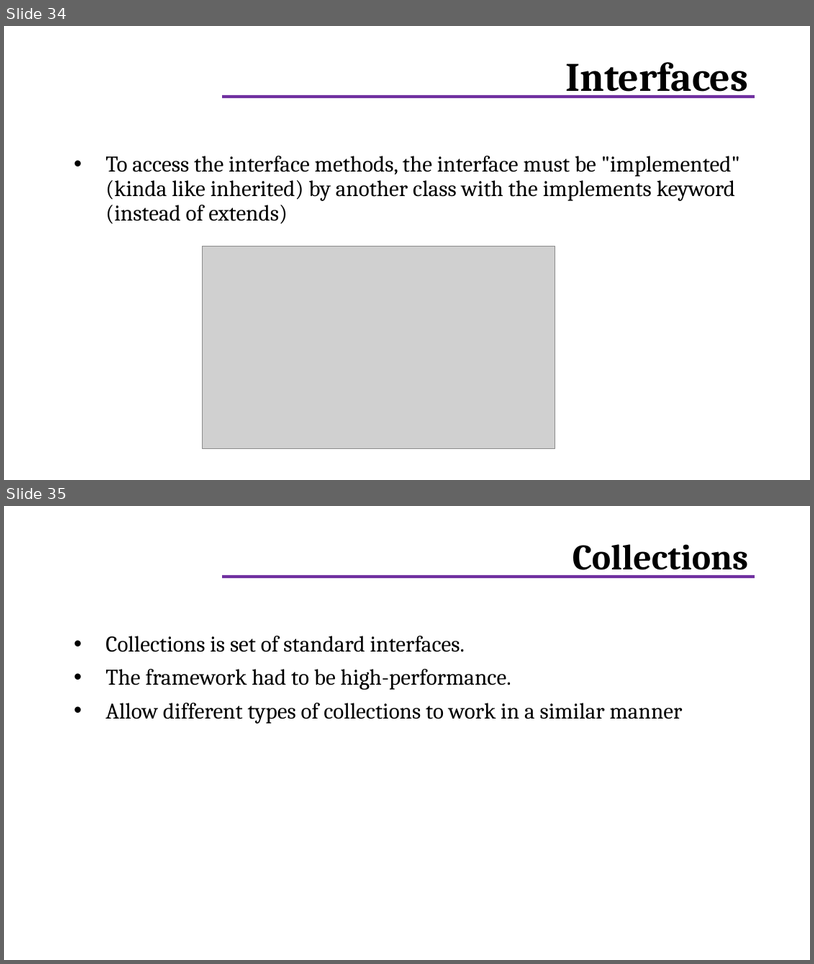
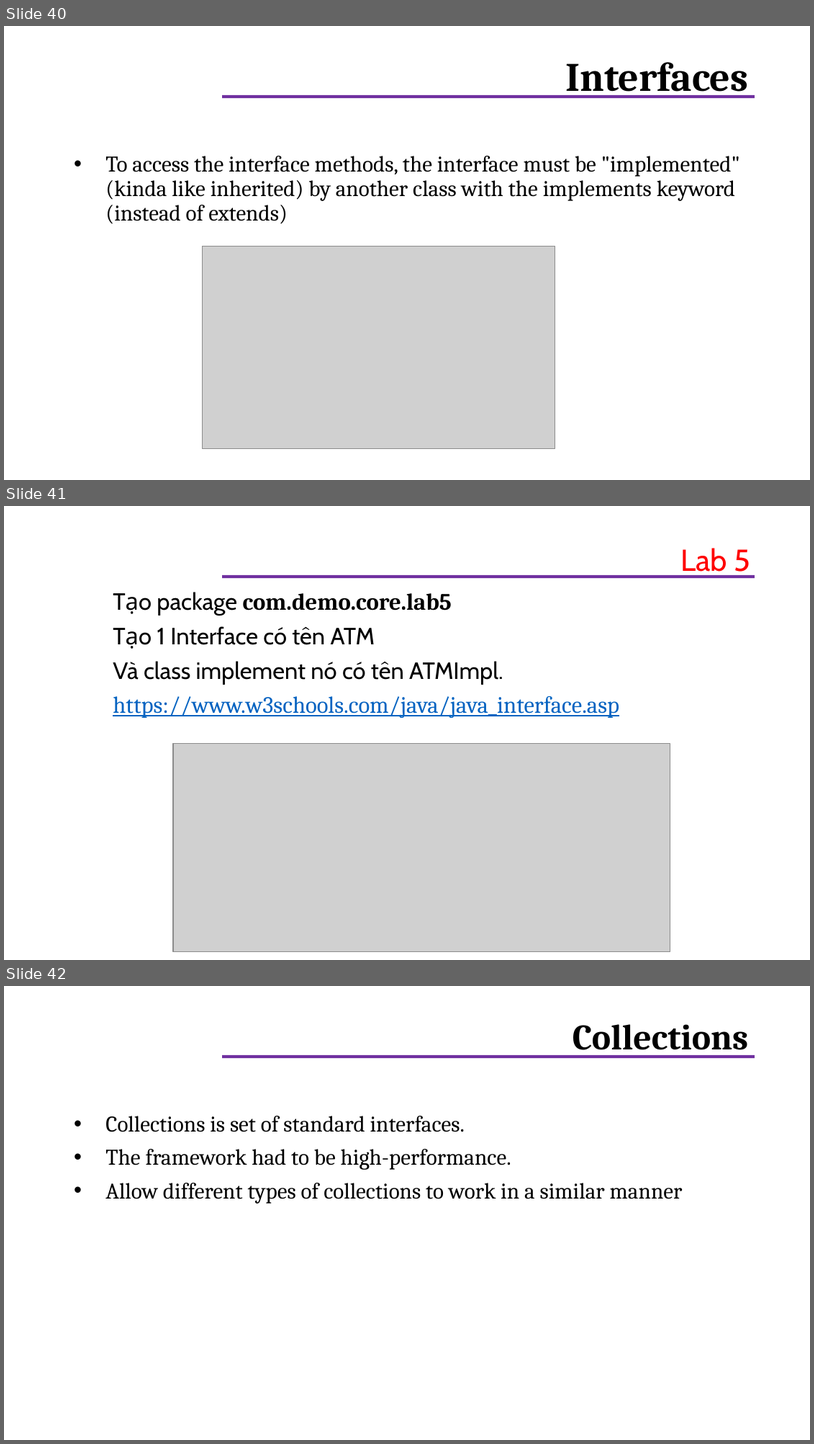
Before and after one commit to helenhash/javacore-training, a slide deck: JavaCore.pptx. Shown one above the other, each under a label of ours: slides 34 and 35 before the commit, slides 40, 41 and 42 after it. The pictures are 814x964 and 814x1444 pixels, drawn with LibreOffice and Linux fonts; fonts in the diff are those of the drawing; grey boxes stand for pictures; background and template pictures are left out. Boxes give left, top, right and bottom in pixels: in the first picture for what was removed or moved away, otherwise in the second. Text is boxed around its words. In the diff, an @@ line names an element or a change of style, - is before the commit and + after.

```diff
--- a/JavaCore.pptx
+++ b/JavaCore.pptx
@@ slide 41 added at (x1=4, y1=506, x2=810, y2=960), background #FFFFFF; not listed: 1 template element that a slide beside it also shows @@
@@ title added at (x1=681, y1=548, x2=751, y2=578), 27 pt, text #FF0000 @@
+Lab 5
@@ text added at (x1=113, y1=592, x2=620, y2=718), 21 pt, text #000000 @@
+Tạo package com.demo.core.lab5
+Tạo 1 Interface có tên ATM
+Và class implement nó có tên ATMImpl.
+https://www.w3schools.com/java/java_interface.asp
@@ picture added at (x1=173, y1=743, x2=670, y2=951) @@
@@ what was slide 34 is now slide 40 @@
@@ what was slide 35 is now slide 42 @@
```
Also in this commit, not shown: 23 other slides added, 12 other files.
